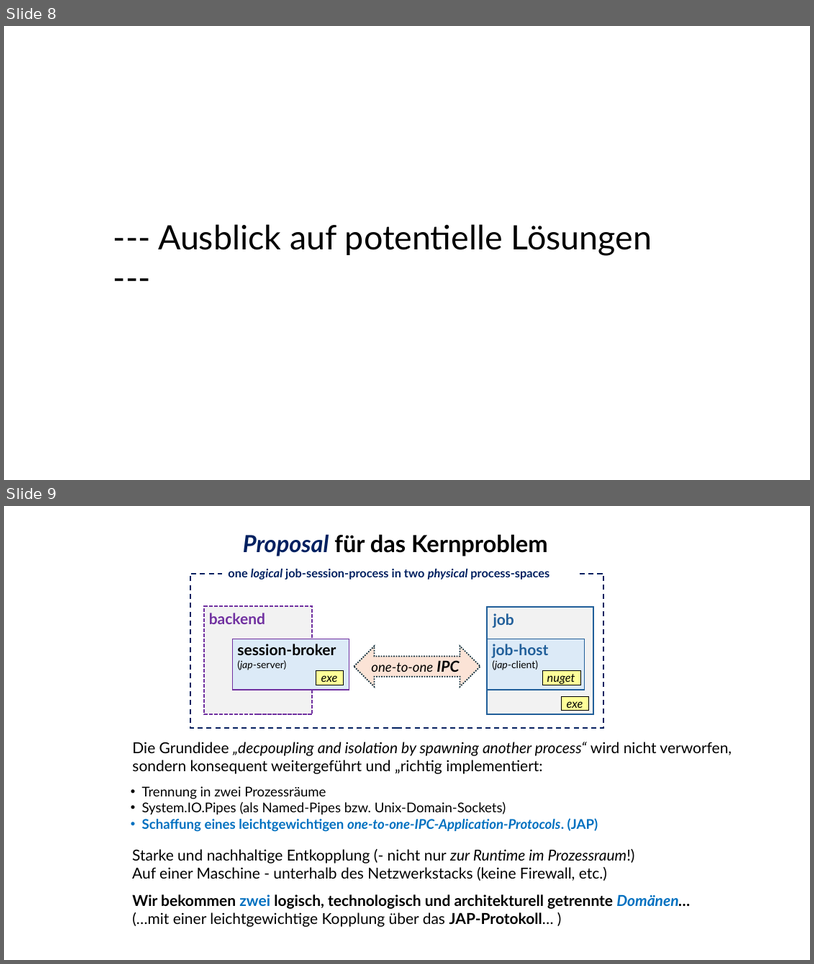
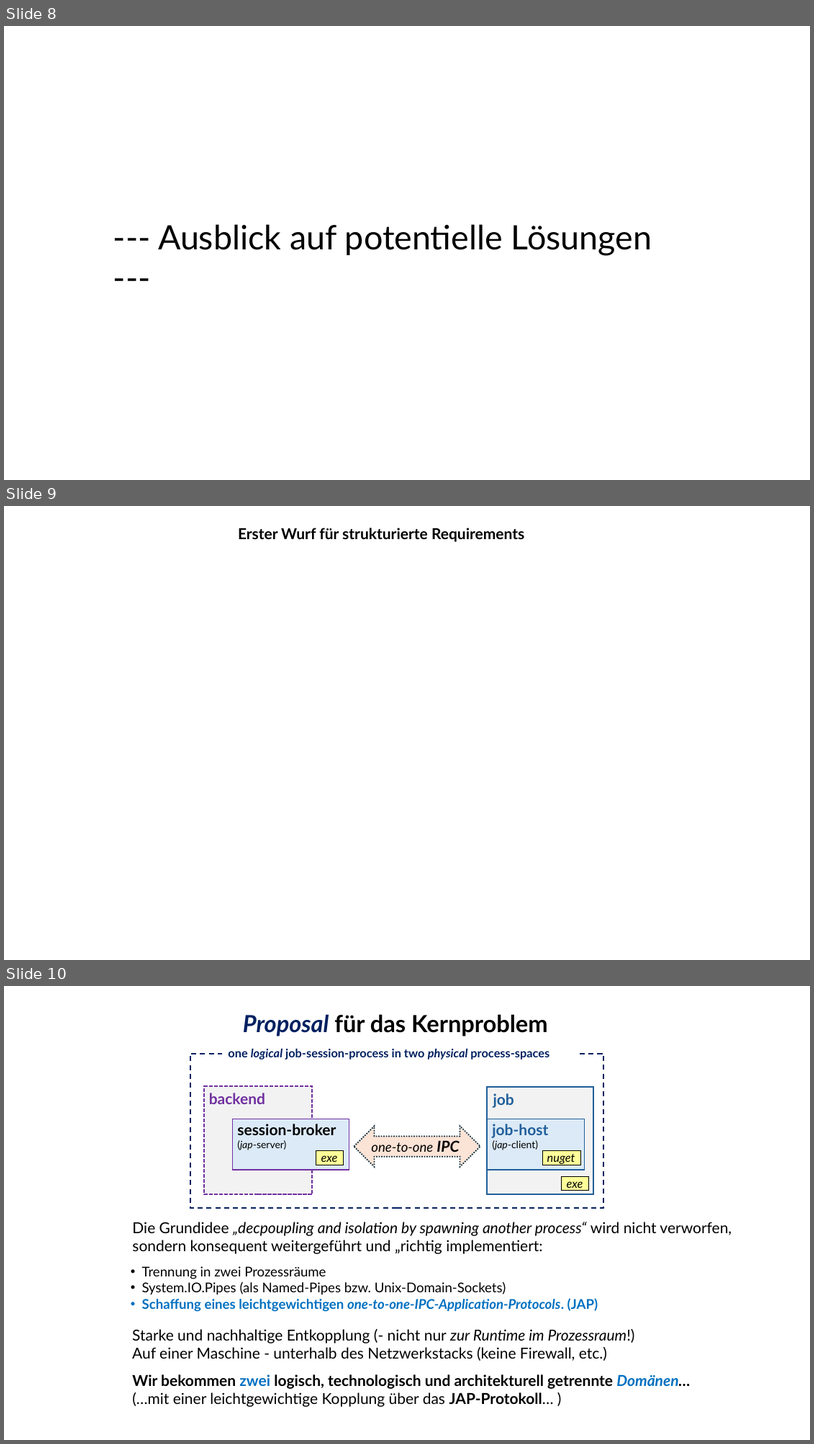
Before and after one commit to ckluth/josyn-platform, a slide deck: josyn-intro.pptx. Shown one above the other, each under a label of ours: slides 8 and 9 before the commit, slides 8, 9 and 10 after it. The pictures are 814x964 and 814x1444 pixels, drawn with LibreOffice and Linux fonts; fonts in the diff are those of the drawing; background and template pictures are left out. Boxes give left, top, right and bottom in pixels: in the first picture for what was removed or moved away, otherwise in the second. Text is boxed around its words. In the diff, an @@ line names an element or a change of style, - is before the commit and + after.

```diff
--- a/josyn-intro.pptx
+++ b/josyn-intro.pptx
@@ slide 9 added at [4, 506, 810, 960], background picture (left out) @@
@@ text added at [238, 528, 525, 542], 18 pt, text #000000, bold @@
+Erster Wurf für strukturierte Requirements
@@ what was slide 9 is now slide 10 @@
```
Also in this commit, not shown: 1 slide changed.
